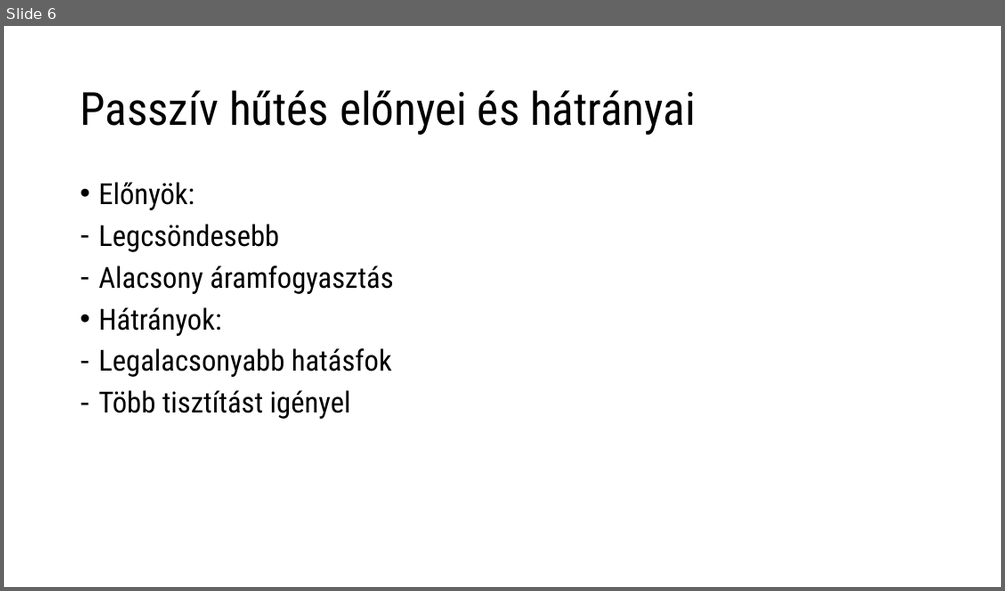
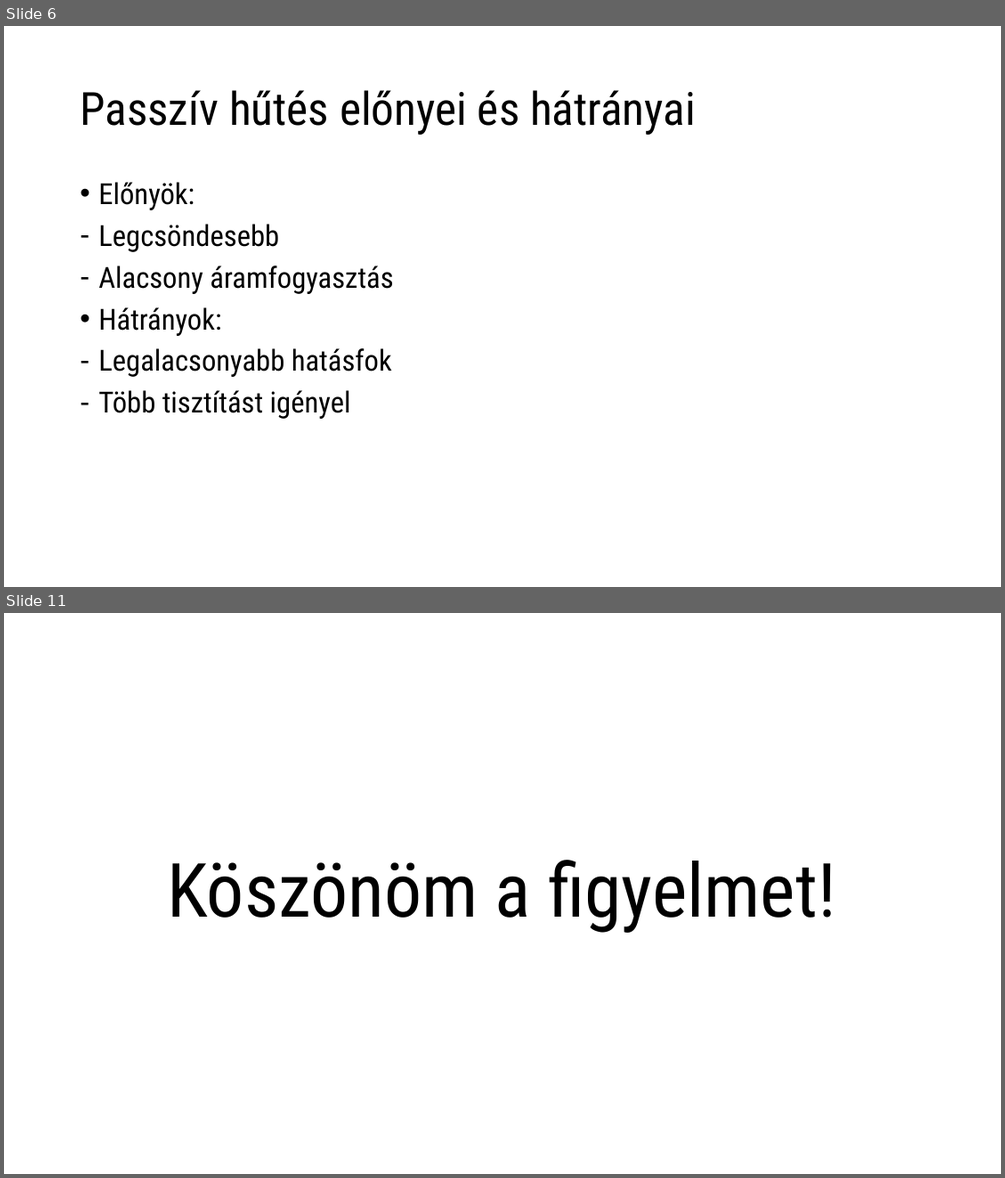
Before and after one commit to verbence/ppt-2022, a slide deck: cpuhutes.pptx. Shown one above the other, each under a label of ours: slide 6 before the commit, slides 6 and 11 after it; the slides between them are not shown. The pictures are 1005x591 and 1005x1178 pixels, drawn with LibreOffice and Linux fonts; fonts in the diff are those of the drawing. Boxes give left, top, right and bottom in pixels: in the first picture for what was removed or moved away, otherwise in the second. Text is boxed around its words. In the diff, an @@ line names an element or a change of style, - is before the commit and + after.

```diff
--- a/cpuhutes.pptx
+++ b/cpuhutes.pptx
@@ slide 11 added at (x1=4, y1=613, x2=1001, y2=1174), background #FFFFFF @@
@@ title added at (x1=167, y1=860, x2=835, y2=933), 72 pt, text #000000 @@
+Köszönöm a figyelmet!
```
Also in this commit, not shown: 3 slides changed, 3 other slides added, 3 slides removed.
